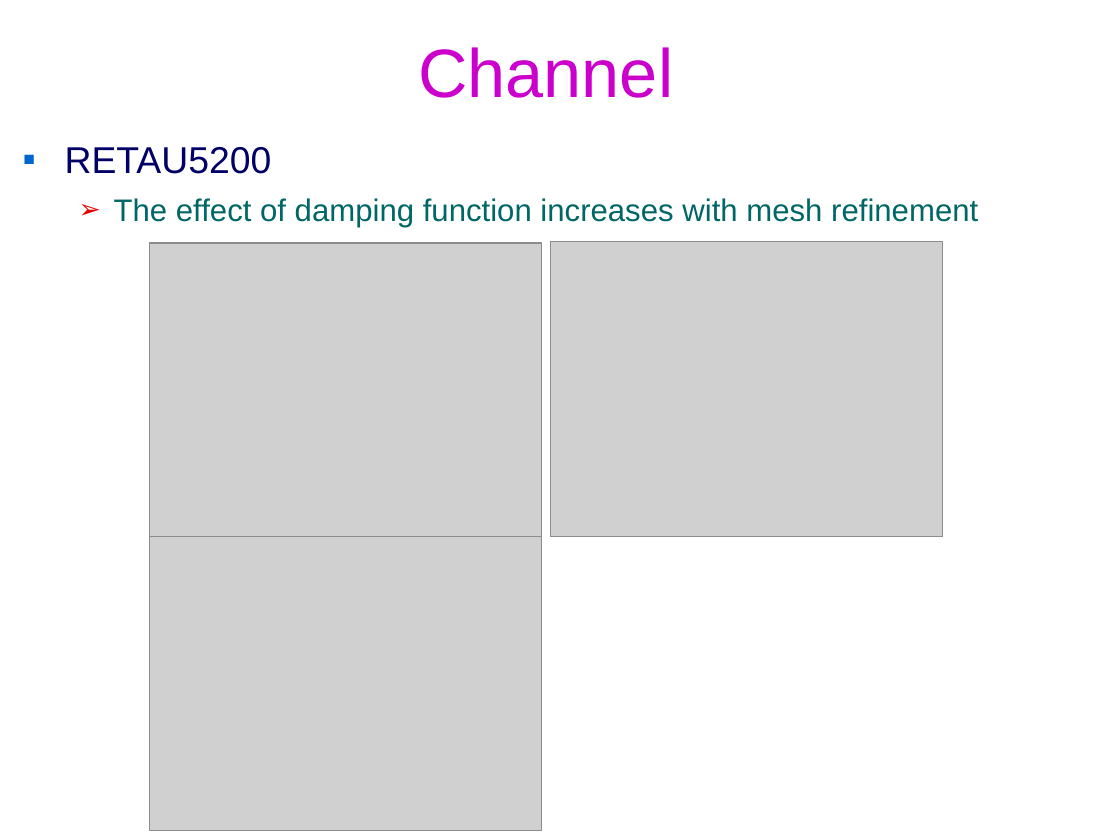
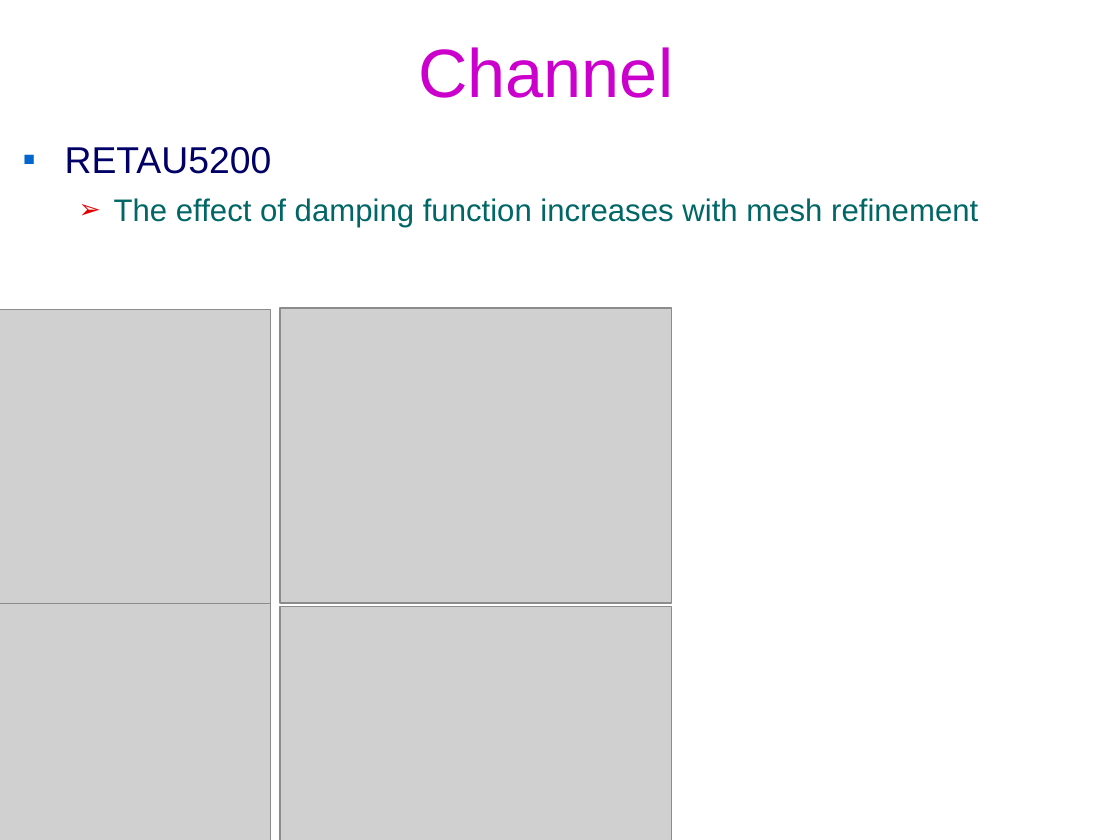
Before and after one commit to federicoVerolini/CaLES, a slide deck: slide 17 of docs/vv.pptx (slide 16 before the commit). Drawn at 1120x840 pixels with LibreOffice and Linux fonts; fonts in the diff are those of the drawing; grey boxes stand for pictures; background and template pictures are left out. Boxes give left, top, right and bottom in pixels: in the first picture for what was removed or moved away, otherwise in the second. Text is boxed around its words. In the diff, an @@ line names an element or a change of style, - is before the commit and + after.

```diff
--- a/docs/vv.pptx
+++ b/docs/vv.pptx
@@ 3 pictures: place and size @@
-3 pictures at bbox=[149, 242, 943, 831]
+3 pictures at bbox=[0, 308, 672, 840]
@@ picture added at bbox=[280, 606, 672, 840] @@
```
Also in this commit, not shown: 3 other slides changed, 2 slides added, 2 other files.
